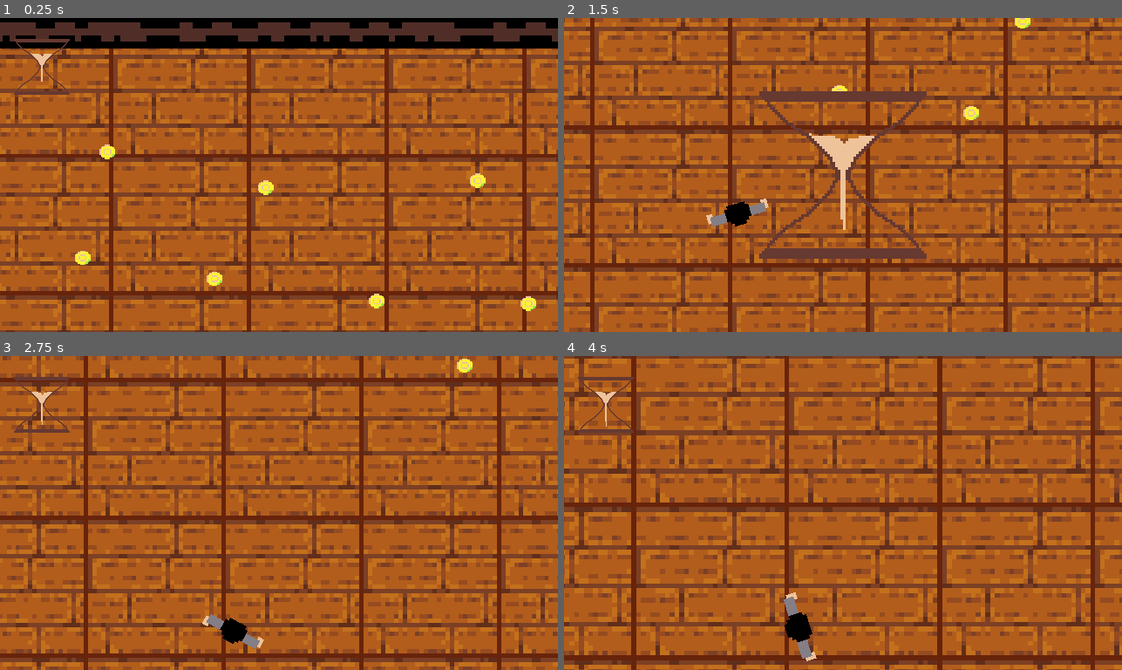
Above: before the commit, frames 1-4 (two rows, left to right).
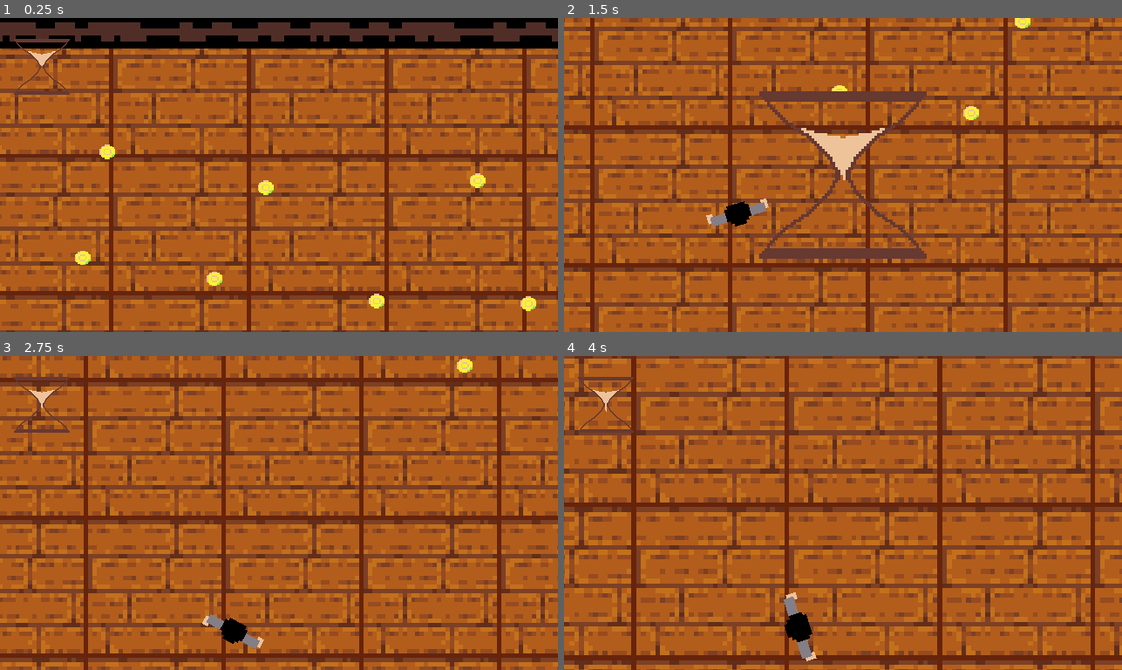
Above: after the commit, the same moments.

Repository: turdedman/GarbageJam-7
Game: Godot game, scene res://scenes/main.tscn
Two runs of this game, one before a commit and one after it. Both use one fixed random seed, a clock stepped at 60 frames per second and the inputs below.
Inputs (mouse positions are in pixels of both pictures, inside the frame that each line leads up to):
- Up to frame 1 (0.25 s): no input
- Up to frame 2 (1.5 s): move the mouse to (608, 68) at 0.52 s; hold A (A) 0.53-1.28 s; move the mouse to (731, 190) at 1.27 s; tap D (D) at 1.35 s
- Up to frame 3 (2.75 s): tap Enter at 2 s; move the mouse to (334, 443) at 2.02 s; hold S (S) from 2.03 s (still down)
- Up to frame 4 (4 s): move the mouse to (815, 575) at 2.77 s; release S (S) at 2.78 s; tap W (W) at 2.85 s; tap Space at 3.5 s; move the mouse to (1010, 560) at 3.52 s; tap Mouse wheel up (scroll in) at 3.6 s

The runs differ from the first frame. In frame 1, less than 0.1% of the frame differs, in the area x 5-10%, y 10-21%; in frame 2, 0.3%, in the area x 42-58%, y 35-68%; in frame 3, less than 0.1%; in frame 4, less than 0.1%.

Commit message:
organized a little bit and adjusted the animation again because it was a tiny bit desynced

Diff:
--- a/scenes/hourglass.tscn
+++ b/scenes/hourglass.tscn
@@ -437,22 +437,20 @@
 "duration": 1.0,
 "texture": ExtResource("108_6fuc4")
 }],
-"loop": 1,
+"loop": 0,
 "name": &"default",
-"speed": 1.5
+"speed": 1.78
 }]
 
 [sub_resource type="CapsuleShape2D" id="CapsuleShape2D_i4siu"]
 radius = 40.0
-height = 96.0
+height = 80.0
 
 [node name="Hourglass" type="Area2D" unique_id=1389413158]
 script = ExtResource("1_eue7v")
 
 [node name="AnimatedSprite2D" type="AnimatedSprite2D" parent="." unique_id=1754905090]
 sprite_frames = SubResource("SpriteFrames_4utro")
-frame = 16
-frame_progress = 0.98245955
 
 [node name="CollisionShape2D" type="CollisionShape2D" parent="." unique_id=1490566746]
 shape = SubResource("CapsuleShape2D_i4siu")
@@ -460,4 +458,3 @@
 [node name="GameOverTimer" type="Timer" parent="." unique_id=724034629]
 wait_time = 60.0
 one_shot = true
-autostart = true
--- a/scenes/main.tscn
+++ b/scenes/main.tscn
@@ -151,6 +151,29 @@
 limit_bottom = 718
 script = ExtResource("3_sugp2")
 
+[node name="Coins" type="Node" parent="." unique_id=272001000]
+
+[node name="PickupItem1" parent="Coins" unique_id=1161134929 instance=ExtResource("6_tefeu")]
+position = Vector2(367, 171)
+
+[node name="PickupItem2" parent="Coins" unique_id=107373138 instance=ExtResource("6_tefeu")]
+position = Vector2(491, 188)
+
+[node name="PickupItem3" parent="Coins" unique_id=993434186 instance=ExtResource("6_tefeu")]
+position = Vector2(406, 101)
+
+[node name="PickupItem4" parent="Coins" unique_id=1821156253 instance=ExtResource("6_tefeu")]
+position = Vector2(266, 155)
+
+[node name="PickupItem5" parent="Coins" unique_id=144992352 instance=ExtResource("6_tefeu")]
+position = Vector2(285, 74)
+
+[node name="PickupItem6" parent="Coins" unique_id=1371110923 instance=ExtResource("6_tefeu")]
+position = Vector2(607, 190)
+
+[node name="PickupItem7" parent="Coins" unique_id=649723980 instance=ExtResource("6_tefeu")]
+position = Vector2(568, 96)
+
 [node name="GameManager" type="Node" parent="." unique_id=1803754821]
 unique_name_in_owner = true
 script = ExtResource("5_tbgi4")
@@ -160,27 +183,6 @@
 [node name="PickupItemLabel" type="Label" parent="GameManager/CanvasLayer" unique_id=1175828640]
 offset_right = 40.0
 offset_bottom = 23.0
-
-[node name="PickupItem" parent="." unique_id=1161134929 instance=ExtResource("6_tefeu")]
-position = Vector2(367, 171)
-
-[node name="PickupItem2" parent="." unique_id=107373138 instance=ExtResource("6_tefeu")]
-position = Vector2(491, 188)
-
-[node name="PickupItem3" parent="." unique_id=993434186 instance=ExtResource("6_tefeu")]
-position = Vector2(406, 101)
-
-[node name="PickupItem4" parent="." unique_id=1821156253 instance=ExtResource("6_tefeu")]
-position = Vector2(266, 155)
-
-[node name="PickupItem5" parent="." unique_id=144992352 instance=ExtResource("6_tefeu")]
-position = Vector2(285, 74)
-
-[node name="PickupItem6" parent="." unique_id=1371110923 instance=ExtResource("6_tefeu")]
-position = Vector2(607, 190)
-
-[node name="PickupItem7" parent="." unique_id=649723980 instance=ExtResource("6_tefeu")]
-position = Vector2(568, 96)
 
 [node name="HourGlass" type="Node" parent="." unique_id=2138955739]
 
--- a/scripts/main.gd
+++ b/scripts/main.gd
@@ -5,6 +5,7 @@
 
 func startgame() -> void:
 	$HourGlass/CanvasLayer/Hourglass.get_node("AnimatedSprite2D").play("default")
+	$HourGlass/CanvasLayer/Hourglass.get_node("GameOverTimer").start()
 
 # Called when the node enters the scene tree for the first time.
 func _ready() -> void:
